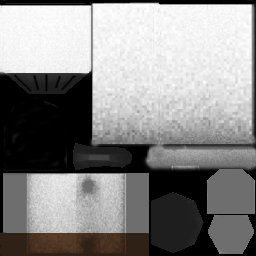
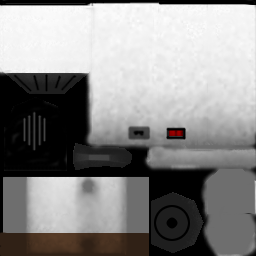
Layered file, before and after one edit (256x256). Changes by layer:
painted on "0001.png" over [0, 2, 256, 256]
painted on "Neue Ebene" over [23, 111, 190, 241]
painted on "color.png" over [3, 2, 256, 256]
